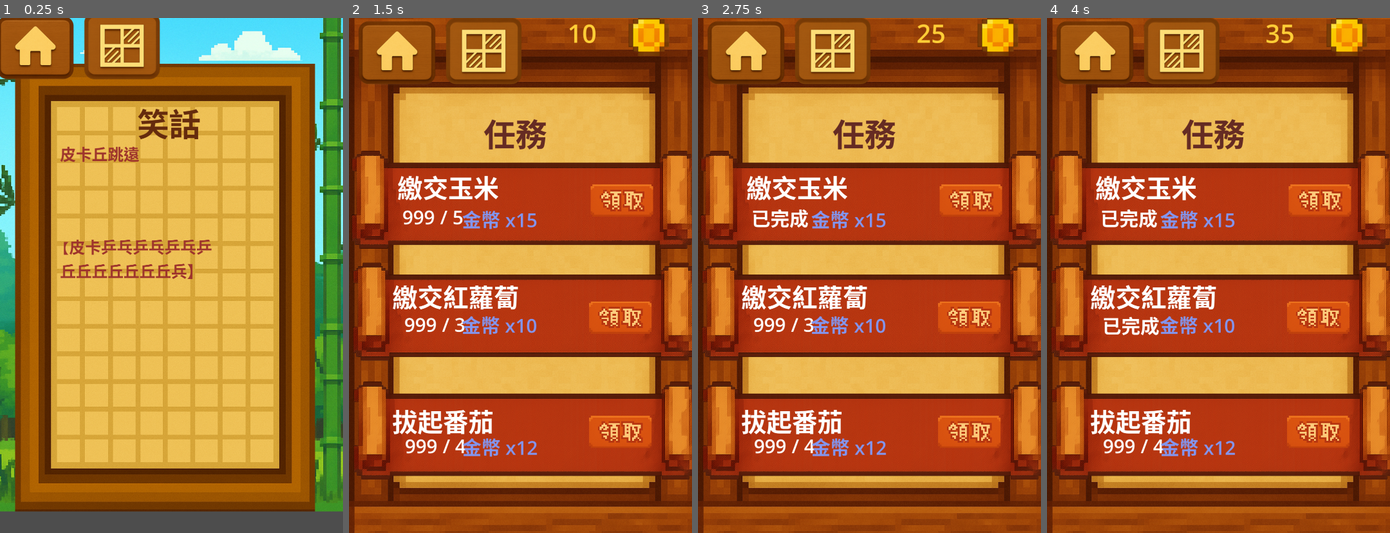
Above: before the commit, frames 1-4 (left to right).
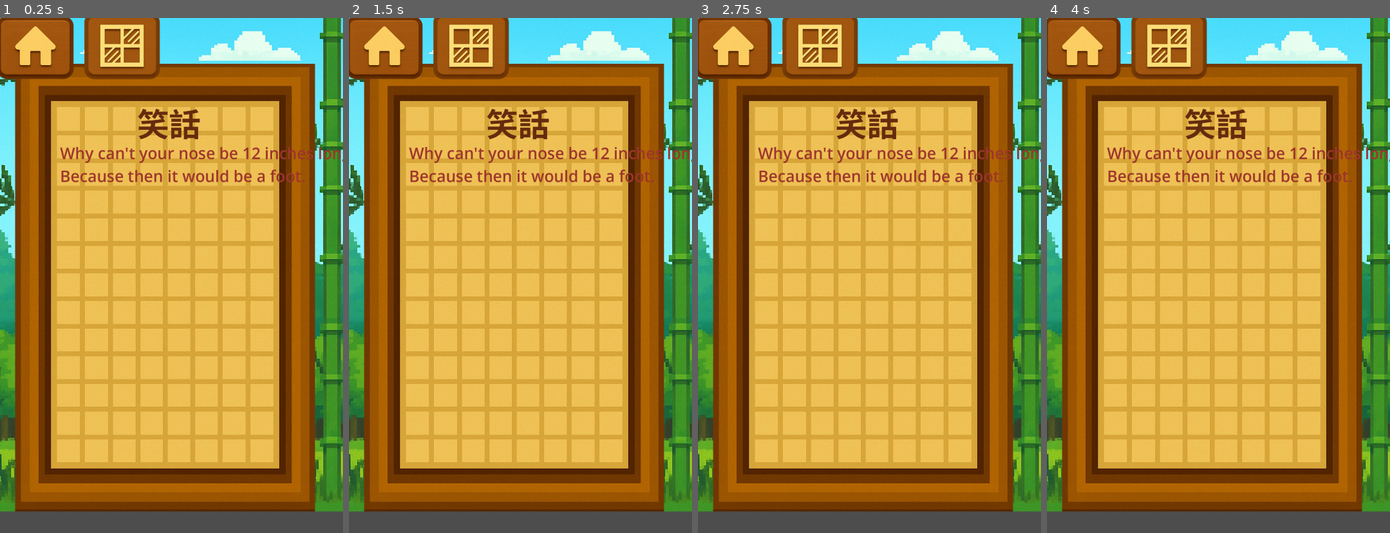
Above: after the commit, the same moments.

Repository: 4nursinghome/Stardew
Game: Godot game, scene res://scenes/MarketScene.tscn
The game is run twice, just before and just after one commit, with the same random seed, the same clock (stepped at 60 frames per second) and the same inputs. This scene is started directly instead of the project's main scene.
Inputs (mouse positions are in pixels of both pictures, inside the frame that each line leads up to):
- Up to frame 1 (0.25 s): no input
- Up to frame 2 (1.5 s): click (472, 43) at 0.5 s; click (458, 208) at 1.25 s, where only the run before the commit has a clickable "任務"
- Up to frame 3 (2.75 s): click (972, 198) at 2.02 s
- Up to frame 4 (4 s): click (1053, 23) at 2.77 s; click (1317, 316) at 3.52 s

The runs differ from the first frame. In frame 1, 2.6% of the frame differs, in the area x 17-100%, y 24-51%; in frame 2, 84%, in the area x 0-100%, y 0-100%; in frame 3, 84%; in frame 4, 84%.

Commit message:
Add files via upload
re

Diff:
--- a/scenes/Carrot_pic.gd
+++ b/scenes/Carrot_pic.gd
@@ -1,4 +1,4 @@
 extends TextureButton
 func _pressed():
-	print("前往倉庫的按鈕")
+	print("Button to the warehouse")
 	get_tree().change_scene_to_file("res://scenes/WarehouseScene.tscn")
--- /dev/null
+++ b/scenes/Jokes.tscn
@@ -0,0 +1,79 @@
+[gd_scene load_steps=5 format=3 uid="uid://c56afwi6smbbn"]
+
+[ext_resource type="Script" uid="uid://b40qqsug8ufy" path="res://scenes/market_scene.gd" id="1_r4v8e"]
+[ext_resource type="Texture2D" uid="uid://bbn0b6akw3a0e" path="res://assets/背景底圖.png" id="2_kqjgc"]
+[ext_resource type="Texture2D" uid="uid://cx6s16llwtfcj" path="res://assets/joke.png" id="3_uo8es"]
+[ext_resource type="Texture2D" uid="uid://bsen2u074p6kf" path="res://assets/back_picture_256.png" id="4_qhfjt"]
+
+[node name="Control" type="Control"]
+layout_mode = 3
+anchors_preset = 15
+anchor_right = 1.0
+anchor_bottom = 1.0
+grow_horizontal = 2
+grow_vertical = 2
+script = ExtResource("1_r4v8e")
+
+[node name="Background_image" type="Sprite2D" parent="."]
+position = Vector2(548, 764)
+scale = Vector2(1.17969, 1.02604)
+texture = ExtResource("2_kqjgc")
+
+[node name="Market_Trend_Bulletin_Board" type="Sprite2D" parent="."]
+position = Vector2(520, 848)
+scale = Vector2(0.921875, 0.916667)
+texture = ExtResource("3_uo8es")
+
+[node name="TitleLabel" type="Label" parent="."]
+layout_mode = 1
+anchors_preset = -1
+anchor_left = 0.163
+anchor_top = 0.207
+anchor_right = 0.807
+anchor_bottom = 0.859
+offset_left = 255.96
+offset_top = -79.34
+offset_right = -175.56
+offset_bottom = -983.58
+theme_override_colors/font_color = Color(0.396185, 0.168656, 0.0505572, 1)
+theme_override_font_sizes/font_size = 100
+text = "Joke"
+
+[node name="PriceLabel" type="Label" parent="."]
+layout_mode = 0
+offset_left = 188.544
+offset_top = 390.202
+offset_right = 860.544
+offset_bottom = 1318.2
+theme_override_colors/font_color = Color(0.618935, 0.207082, 0.172157, 1)
+theme_override_font_sizes/font_size = 50
+autowrap_mode = 3
+
+[node name="Background" type="TextureRect" parent="."]
+layout_mode = 0
+offset_left = 40.0
+offset_top = -48.0
+offset_right = 80.0
+offset_bottom = -8.0
+
+[node name="VBoxContainer" type="VBoxContainer" parent="."]
+layout_mode = 1
+anchors_preset = -1
+anchor_left = -0.015
+anchor_right = 0.215
+anchor_bottom = 0.158
+offset_left = 32.2
+offset_top = 2.0
+offset_right = 39.8
+offset_bottom = 262.04
+
+[node name="BackButton_pic" type="TextureButton" parent="."]
+layout_mode = 2
+offset_left = -72.0
+offset_top = -40.0
+offset_right = 218.0
+offset_bottom = 250.0
+texture_normal = ExtResource("4_qhfjt")
+stretch_mode = 0
+
+[connection signal="pressed" from="BackButton_pic" to="." method="_on_back_button_pic_pressed"]
--- a/scenes/back_button.gd
+++ b/scenes/back_button.gd
@@ -1,5 +1,5 @@
 extends TextureButton
 
 func _pressed():
-	print("任務前往布告欄的按鈕被點擊了")
+	print("The task's bulletin board button was clicked")
 	get_tree().change_scene_to_file("res://scenes/BulletinBoard.tscn")
--- a/scenes/bulletin_board.gd
+++ b/scenes/bulletin_board.gd
@@ -1,31 +1,39 @@
 extends Control
-#@onready var bgm_player = $BGMPlayer
 
+signal request_switch_to(page_name: String)
 
+@onready var bgm_player = $BGMPlayer
 
-# 市場狀態：0 = 跌勢，1 = 漲勢
-var market_state: int = 0
-
-# Timer 節點名稱
-@onready var market_timer: Timer = $MarketTimer
 
 func _ready():
 	if not GlobalBGM.bgm_player.is_playing():
-		GlobalBGM.bgm_player.play()
-	#bgm_player.play()
-	randomize()  # 初始化亂數種子
-	market_timer.wait_time = 60.0  # 每 60 秒觸發一次
-	market_timer.start()
-	_update_market()  # 初始化一次市場狀態
+		GlobalBGM.bgm_player.play()	#bgm_player.play()
 
-func _on_MarketTimer_timeout():
-	_update_market()
+func _on_texture_button_pressed() -> void:
+	print("Task按鈕在基層被按下")
+	emit_signal("request_switch_to","Task_control")
+	 # Replace with function body.
 
-func _update_market():
-	market_state = randi_range(0, 1)
-	if market_state == 0:
-		print("📉 市場呈現跌勢")
-		# 這裡可以加上 UI 顯示邏輯，例如變紅色箭頭
-	else:
-		print("📈 市場呈現漲勢")
-		# 這裡可以加上 UI 顯示邏輯，例如變綠色箭頭
+
+func _on_texture_button_2_pressed() -> void:
+	print("Jokes按鈕在基層被按下")
+	emit_signal("request_switch_to","Jokes_control")
+# Replace with function body.
+
+
+func _on_texture_button_3_pressed() -> void:
+	print("倉庫按鈕在基層被按下")
+	emit_signal("request_switch_to","StoreRoom_control")
+	# Replace with function body.
+
+
+func _on_home_button_pressed() -> void:
+	print("home按鈕在基層被按下")
+	emit_signal("request_switch_to","Home")
+	# Replace with function body.
+
+
+func _on_farm_button_pressed() -> void:
+	print("farm在基層被按下")
+	emit_signal("request_switch_to","Farm_control")
+	# Replace with function body.
--- a/scenes/global_bgm.gd
+++ b/scenes/global_bgm.gd
@@ -3,8 +3,7 @@
 @onready var bgm_player: AudioStreamPlayer = $BGMPlayer
 
 func _ready():
-	# 如果你沒勾 Autoplay，也可以靠這段啟動
 	if bgm_player.stream:
 		bgm_player.play()
 	else:
-		push_error("GlobalBGM：請先在 BGMPlayer.stream 指定音樂檔！")
+		push_error("ERROR")
--- /dev/null
+++ b/scenes/main_control.gd
@@ -0,0 +1,41 @@
+extends Control
+signal request_switch_to_TOP_CONTROL(page_name: String)
+func _ready():
+	print("✅ Main_control 啟動（Camera 模式）")
+
+	$NoticeItem_control.request_switch_to.connect(_on_request_switch_to)
+	$Task_control.request_switch_to.connect(_on_request_switch_to)
+	$Jokes_control.request_switch_to.connect(_on_request_switch_to)
+	$StoreRoom_contorl.request_switch_to.connect(_on_request_switch_to)
+
+	_show_camera("StoreRoom_Camera2D")
+	#_show_camera("Task_Camera2D")
+
+func _on_request_switch_to(target: String) -> void:
+	match target:
+		"Task_control":
+			print("🔁 切換到任務頁面 CameraTask")
+			_show_camera("Task_Camera2D")
+		"Jokes_control":
+			print("🔁 切換到笑話頁面 CameraJokes")
+			_show_camera("Jokes_Camera2D")
+		"StoreRoom_control":
+			print("🔁 切換到倉庫頁面 CameraStoreRoom")
+			_show_camera("StoreRoom_Camera2D")
+		"NoticeItem_control":
+			print("🔁 回到首頁 CameraNotice")
+			_show_camera("NoticeItem_Camera2D")
+		"Home":
+			emit_signal("request_switch_to_TOP_CONTROL","home")
+			print("這裡要切換到主頁面")
+			get_tree().quit()
+		"Farm_control":
+			emit_signal("request_switch_to_TOP_CONTROL","farm")
+			print("🔁這裡要切換到Farm頁面")
+		_:
+			print("⚠️ 未知指令：", target)
+
+func _show_camera(camera_name: String) -> void:
+	for node in get_children():
+		if node is Camera2D:
+			node.enabled = (node.name == camera_name)
--- /dev/null
+++ b/scenes/main_control.tscn
@@ -0,0 +1,66 @@
+[gd_scene load_steps=7 format=3 uid="uid://bv1v0tpk3j8kk"]
+
+[ext_resource type="Script" uid="uid://dn8dpkk46blfm" path="res://scenes/main_control.gd" id="1_4v3x4"]
+[ext_resource type="PackedScene" uid="uid://cvqoiyjbqrpax" path="res://scenes/NoticeItem.tscn" id="1_8jdwr"]
+[ext_resource type="PackedScene" uid="uid://jq1d20xle87d" path="res://scenes/GlobalBGM.tscn" id="2_4v3x4"]
+[ext_resource type="PackedScene" uid="uid://c56afwi6smbbn" path="res://scenes/Jokes.tscn" id="3_sqeji"]
+[ext_resource type="PackedScene" uid="uid://s8du5lcibl2t" path="res://scenes/TaskScene.tscn" id="4_7lq1i"]
+[ext_resource type="PackedScene" uid="uid://8ionauann4ba" path="res://scenes/WarehouseScene.tscn" id="5_umxj1"]
+
+[node name="Main_contorl" type="Control"]
+layout_mode = 3
+anchors_preset = 15
+anchor_right = 1.0
+anchor_bottom = 1.0
+offset_left = -1131.97
+offset_top = 271.668
+offset_right = -1131.97
+offset_bottom = 271.668
+grow_horizontal = 2
+grow_vertical = 2
+script = ExtResource("1_4v3x4")
+
+[node name="NoticeItem_control" parent="." instance=ExtResource("1_8jdwr")]
+layout_mode = 1
+anchor_left = 2.35183
+anchor_top = -0.943623
+anchor_right = 2.35183
+anchor_bottom = -0.881895
+
+[node name="Bgm_control" parent="." instance=ExtResource("2_4v3x4")]
+
+[node name="Jokes_control" parent="." instance=ExtResource("3_sqeji")]
+layout_mode = 1
+offset_left = 2727.97
+offset_top = 1896.33
+offset_right = 2727.97
+offset_bottom = 1896.33
+
+[node name="Task_control" parent="." instance=ExtResource("4_7lq1i")]
+layout_mode = 1
+offset_left = 4418.97
+offset_top = 456.332
+offset_right = 4418.97
+offset_bottom = 456.332
+
+[node name="StoreRoom_contorl" parent="." instance=ExtResource("5_umxj1")]
+offset_left = -1908.03
+offset_top = 96.3316
+offset_right = -1868.03
+offset_bottom = 136.332
+
+[node name="Jokes_Camera2D" type="Camera2D" parent="."]
+position = Vector2(3275.97, 2664.33)
+zoom = Vector2(0.9, 1.03)
+
+[node name="Task_Camera2D" type="Camera2D" parent="."]
+position = Vector2(4975.04, 1272.45)
+zoom = Vector2(1, 0.99)
+
+[node name="StoreRoom_Camera2D" type="Camera2D" parent="."]
+position = Vector2(-1372.03, 920.332)
+zoom = Vector2(0.96, 0.98)
+
+[node name="NoticeItem_Camera2D" type="Camera2D" parent="."]
+position = Vector2(2187.97, -1615.67)
+zoom = Vector2(0.77, 0.97)
--- a/scenes/market_scene.gd
+++ b/scenes/market_scene.gd
@@ -1,9 +1,16 @@
 extends Control
+signal request_switch_to(page_name: String)
 
-var joke = ["今天去買早餐時，\n後面的人拍了我的肩說：\n「我先到欸！」\n於是我微慍道：\n「我流川楓欸」","吉野櫻跟八重櫻差在哪\n\n\n插在土裡","什麼題目最時尚\n\n\n【非選題】（fashion）題","皮卡丘站起來變成什麼？\n\n\n【皮卡兵】"
-,"那皮卡丘左右跳呢？\n\n\n【皮卡乓乒乓乒乓】","皮卡丘跳遠
-\n\n\n【皮卡乒乓乒乓乒乓乒\n丘丘丘丘丘丘丘兵】","三代同堂的英文是什麼？\n\n\n【family 3.0】","有一天小明跟朋友去樹下野餐，\n
-要走的時候發現衣服被勾住了，\n於是他就跟朋友說\n\n\n樹勾衣餒"]
+var joke = ["I told my computer I\nneeded a break...\nNow it won’t stop\nsending me vacation ads.",
+			"Why don’t skeletons\nfight each other?\nBecause they don’t haven\nthe guts.",
+			"Parallel lines have so much in common.\nIt’s a shame they’ll never meet.",
+			"I would tell you a construction joke...\nI’m still working on it.",
+			"Why don’t eggs tell jokes?\nBecause they’d crack each other up.",
+			"I used to play piano by ear,\nbut now I use my hands.",
+			"Did you hear about the guy who invented Lifesavers?\nHe made a mint.",
+			"Why can't your nose be 12 inches long?\nBecause then it would be a foot.",
+			"I asked my dog what’s two minus two.\nHe said nothing.",
+			"Parallel lines have so much in common.\nIt’s a shame they’ll never meet."]
 
 func _ready():
 	randomize()
@@ -11,12 +18,20 @@
 	#$VBoxContainer/QuitButton.pressed.connect(_on_quit_button_pressed)
 	print("READY!!!!")
 	$PriceLabel.text = joke[randi()%len(joke)]
+
+#以下這段為原本切換頁面的程式，為了整合先註解掉
+#func _on_back_button_pic_pressed() -> void:
+#	pass # Replace with function body.
+#	print("be pressed!")
+#	get_tree().change_scene_to_file("res://scenes/BulletinBoard.tscn")
+
+#func _on_quit_button_pic_pressed() -> void:
+#	pass # Replace with function body.
+#	print("EXIT")
+#	get_tree().quit()
+
+
 func _on_back_button_pic_pressed() -> void:
-	pass # Replace with function body.
-	print("我成功被按下了!")
-	get_tree().change_scene_to_file("res://scenes/BulletinBoard.tscn")
-
-func _on_quit_button_pic_pressed() -> void:
-	pass # Replace with function body.
-	print("離開")
-	get_tree().quit()
+	print("back在基層被按下")
+	emit_signal("request_switch_to","NoticeItem_control")
+	# Replace with function body.
Not shown, added: scenes/main_control.gd.uid
